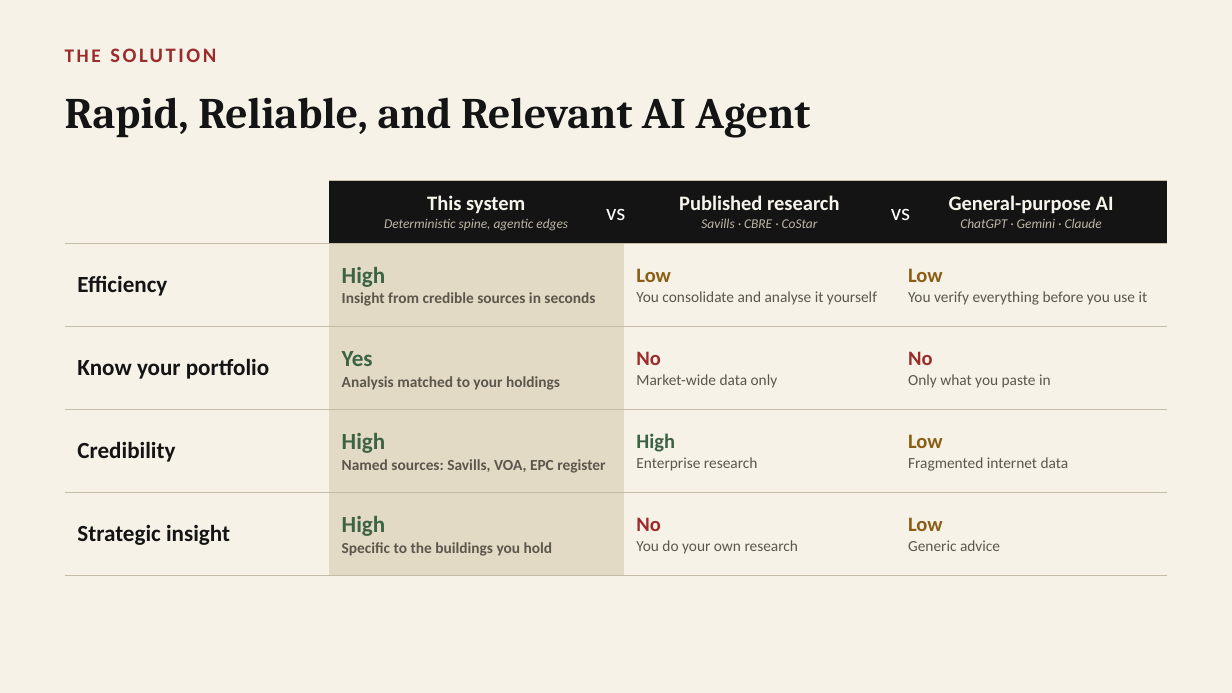
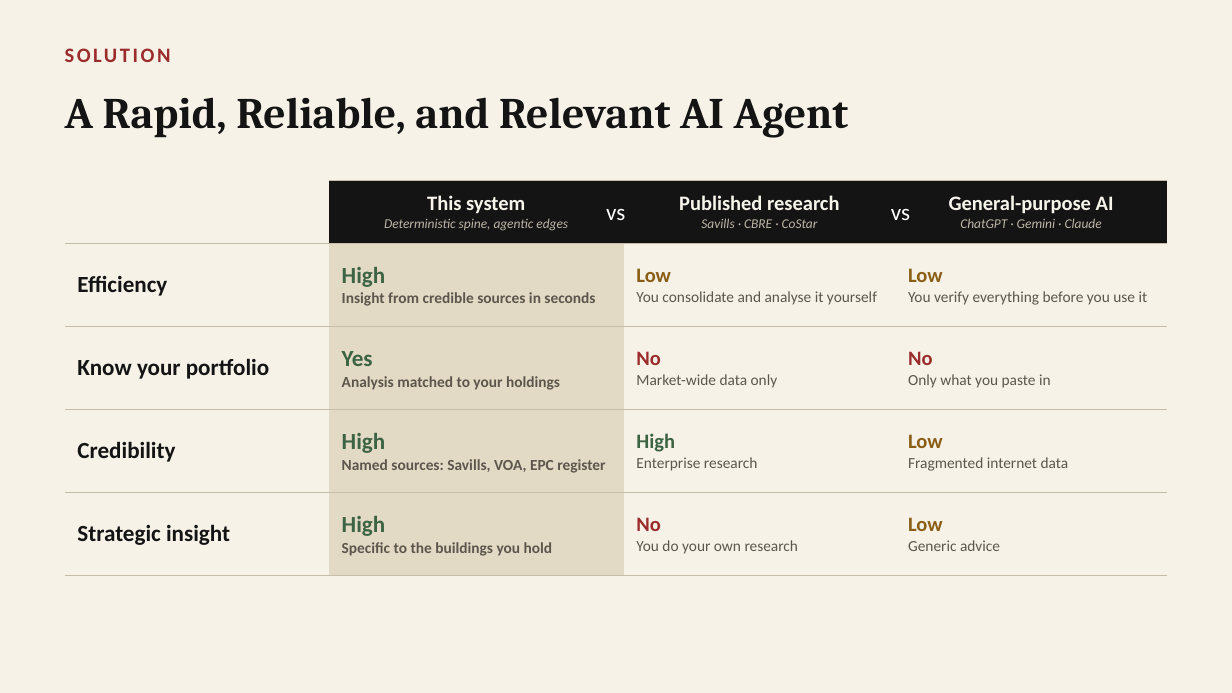
Before and after one commit to ethanlee928/cre_market_agent, a slide deck: slide 3 of slides/cre-ai-agent-system.pptx. Drawn at 1232x693 pixels with LibreOffice and Linux fonts; fonts in the diff are those of the drawing. Boxes give left, top, right and bottom in pixels: in the first picture for what was removed or moved away, otherwise in the second. Text is boxed around its words. In the diff, an @@ line names an element or a change of style, - is before the commit and + after.

```diff
--- a/slides/cre-ai-agent-system.pptx
+++ b/slides/cre-ai-agent-system.pptx
@@ text at [65, 48, 171, 62]: text changed @@
-THE SOLUTION
+SOLUTION
@@ text at [65, 97, 849, 138]: text changed @@
-Rapid, Reliable, and Relevant AI Agent
+A Rapid, Reliable, and Relevant AI Agent
```
Also in this commit, not shown: 3 other slides changed, 2 other files.
